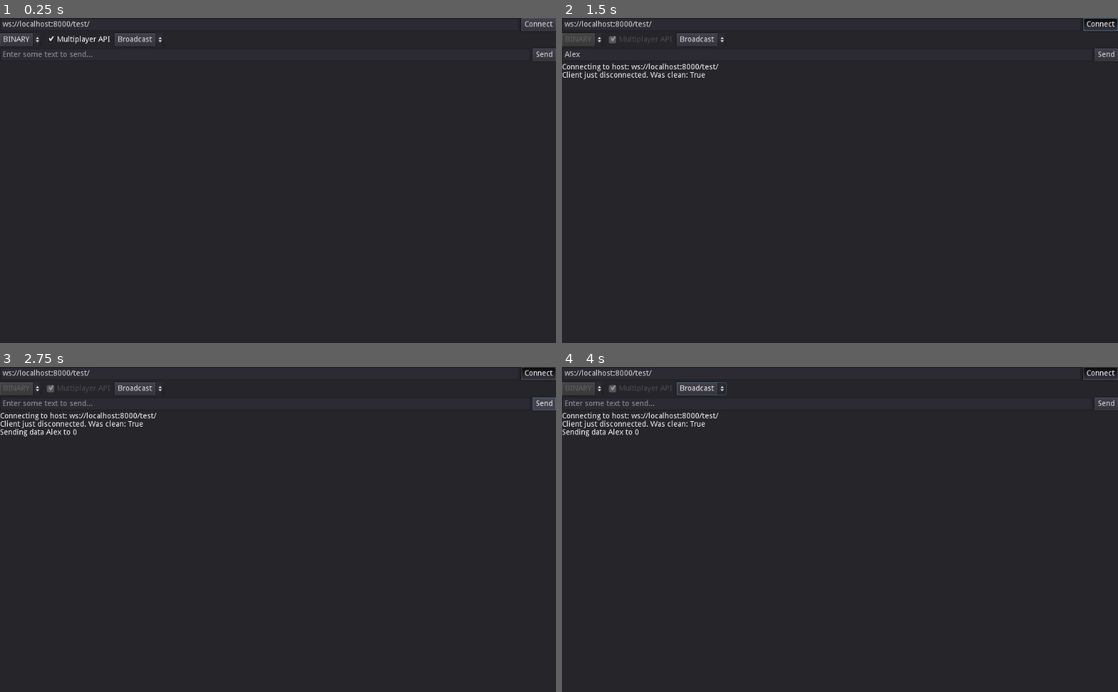
Above: before the commit, frames 1-4 (two rows, left to right).
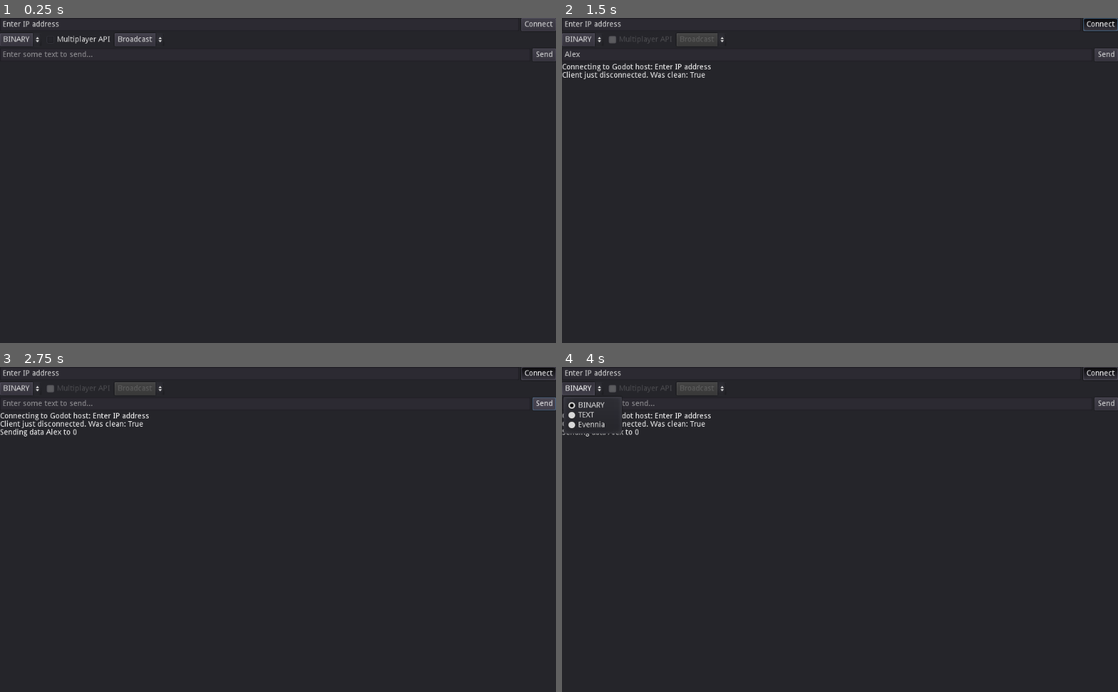
Above: after the commit, the same moments.

Repository: FreeDelete-Software/ALPACASclient
Game: Godot game, scene res://client/client.tscn
Same seed, same stepped clock (60 frames per second), same inputs: the game is played once before the commit and once after it. This scene is started directly instead of the project's main scene.
Inputs (mouse positions are in pixels of both pictures, inside the frame that each line leads up to):
- Up to frame 1 (0.25 s): no input
- Up to frame 2 (1.5 s): click (828, 53) at 0.52 s; type "Alex" at 0.6 s; click "Connect" at 1.25 s
- Up to frame 3 (2.75 s): click "Send" at 2 s
- Up to frame 4 (4 s): click (701, 389) at 2.75 s, where only the run before the commit has a clickable "Broadcast"; click (584, 389) at 3.5 s, where only the run after the commit has a clickable "BINARY"

The runs differ from the first frame. In frame 1, 0.2% of the frame differs, in the area x 0-20%, y 0-8%; in frame 2, 0.5%; in frame 3, 0.5%; in frame 4, 1.0%, in the area x 0-30%, y 0-21%.

Commit message:
Add basic Evennia connectivity.
Client can connect to standard Evennia server via its default
websocket client (webclient.py) and send/receive raw text data.

Diff:
--- a/client/client.tscn
+++ b/client/client.tscn
@@ -1,7 +1,8 @@
-[gd_scene load_steps=3 format=2]
+[gd_scene load_steps=4 format=2]
 
 [ext_resource path="res://client/client_ui.gd" type="Script" id=1]
 [ext_resource path="res://client/client.gd" type="Script" id=2]
+[ext_resource path="res://client/evennia.gd" type="Script" id=3]
 
 [node name="Client" type="Control"]
 anchor_right = 1.0
@@ -14,6 +15,9 @@
 [node name="Panel" type="Panel" parent="."]
 anchor_right = 1.0
 anchor_bottom = 1.0
+__meta__ = {
+"_edit_use_anchors_": false
+}
 
 [node name="VBoxContainer" type="VBoxContainer" parent="Panel"]
 anchor_right = 1.0
@@ -27,7 +31,7 @@
 margin_right = 956.0
 margin_bottom = 24.0
 size_flags_horizontal = 3
-text = "ws://localhost:8000/test/"
+text = "Enter IP address"
 placeholder_text = "ws://my.server/path/"
 
 [node name="Connect" type="Button" parent="Panel/VBoxContainer/Connect"]
@@ -50,7 +54,7 @@
 margin_left = 33.0
 margin_right = 159.0
 margin_bottom = 24.0
-pressed = true
+toggle_mode = false
 text = "Multiplayer API"
 
 [node name="Destination" type="OptionButton" parent="Panel/VBoxContainer/Settings"]
@@ -84,6 +88,9 @@
 [node name="Client" type="Node" parent="."]
 script = ExtResource( 2 )
 
+[node name="Evennia" type="Node" parent="."]
+script = ExtResource( 3 )
+
 [connection signal="toggled" from="Panel/VBoxContainer/Connect/Connect" to="." method="_on_Connect_toggled"]
 [connection signal="item_selected" from="Panel/VBoxContainer/Settings/Mode" to="." method="_on_Mode_item_selected"]
 [connection signal="pressed" from="Panel/VBoxContainer/Send/Send" to="." method="_on_Send_pressed"]
--- a/client/client_ui.gd
+++ b/client/client_ui.gd
@@ -17,12 +17,22 @@
 onready var _write_mode = $Panel/VBoxContainer/Settings/Mode
 onready var _destination = $Panel/VBoxContainer/Settings/Destination
 
+# ALPACAS
+# Add var for Evennia connection node/script.
+onready var _evennia = $Evennia
+# ALPACAS
+
 func _ready():
 	_write_mode.clear()
 	_write_mode.add_item("BINARY")
 	_write_mode.set_item_metadata(0, WebSocketPeer.WRITE_MODE_BINARY)
 	_write_mode.add_item("TEXT")
 	_write_mode.set_item_metadata(1, WebSocketPeer.WRITE_MODE_TEXT)
+
+	# ALPACAS -- Add Evennia option to Mode menu
+	_write_mode.add_item("Evennia")
+	_write_mode.set_item_metadata(2, WebSocketPeer.WRITE_MODE_TEXT)
+	# ALPACAS
 
 	_destination.add_item("Broadcast")
 	_destination.set_item_metadata(0, 0)
@@ -47,8 +57,15 @@
 	elif dest < 0:
 		dest = -_client.last_connected_client
 
-	Utils._log(_log_dest, "Sending data %s to %s" % [_line_edit.text, dest])
-	_client.send_data(_line_edit.text, dest)
+# ALPACAS
+	if _write_mode.get_selected_id() == 2:
+		Utils._log(_log_dest, "Sending data %s to Evennia" % [_line_edit.text])
+		_evennia.send_data(_line_edit.text)
+	else:
+		Utils._log(_log_dest, "Sending data %s to %s" % [_line_edit.text, dest])
+		_client.send_data(_line_edit.text, dest)
+# ALPACAS
+
 	_line_edit.text = ""
 
 
@@ -59,11 +76,19 @@
 			_write_mode.disabled = true
 		else:
 			_destination.disabled = true
-		_multiplayer.disabled = true
+			_multiplayer.disabled = true
 		if _host.text != "":
-			Utils._log(_log_dest, "Connecting to host: %s" % [_host.text])
-			var supported_protocols = PoolStringArray(["my-protocol2", "my-protocol", "binary"])
-			_client.connect_to_url(_host.text, supported_protocols, multiplayer)
+			# ALPACAS -- Add Evennia connect option
+			if _write_mode.get_selected_id() == 2:
+				Utils._log(_log_dest, "Connecting to Evennia server at IP: %s" % [_host.text])
+				_evennia.connect_to_server(_host.text, "4002")
+			else:
+				Utils._log(_log_dest, "Connecting to Godot host: %s" % [_host.text])
+				var supported_protocols = PoolStringArray(["my-protocol2", "my-protocol", "binary"])
+				_client.connect_to_url(_host.text, supported_protocols, multiplayer)
+			# ALPACAS
+
+
 	else:
 		_destination.disabled = false
 		_write_mode.disabled = false
--- /dev/null
+++ b/client/evennia.gd
@@ -0,0 +1,86 @@
+# This code was copied from the websocket_chat demo code provided by Godot
+# under its MIT license terms. See godot.LICENSE.txt for the full license text.
+# Copyright (c) 2007-2021 Juan Linietsky, Ariel Manzur.
+# Copyright (c) 2014-2021 Godot Engine contributors (cf. AUTHORS.md).
+
+# Modifications for the ALPACASclient project are BSD 3-Clause:
+# Copyright (c) 2021, Michael J. Freidel
+# See the LICENSE file for the full license text.
+
+extends Node
+
+onready var _log_dest = get_parent().get_node("Panel/VBoxContainer/RichTextLabel")
+
+var _client = WebSocketClient.new()
+
+# ALPACAS
+# Set default write mode to text with no Godot multiplayer API
+var _write_mode = WebSocketPeer.WRITE_MODE_TEXT
+var _use_multiplayer = false
+# ALPACAS
+
+var last_connected_client = 1
+
+# ALPACAS
+func _init():
+	# Account for all signals from basic WebsocketClient, but no multiplayer API
+	_client.connect("connection_established", self, "_client_connected")
+	_client.connect("connection_error", self, "_client_disconnected")
+	_client.connect("connection_closed", self, "_client_disconnected")
+	_client.connect("server_close_request", self, "_client_close_request")
+	_client.connect("data_received", self, "_client_received")
+# ALPACAS
+
+func _client_close_request(code, reason):
+	Utils._log(_log_dest, "Close code: %d, reason: %s" % [code, reason])
+
+
+func _exit_tree():
+	_client.disconnect_from_host(1001, "Bye bye!")
+
+
+func _process(_delta):
+	if _client.get_connection_status() == WebSocketClient.CONNECTION_DISCONNECTED:
+		return
+
+	_client.poll()
+
+
+func _client_connected(protocol):
+	Utils._log(_log_dest, "Client just connected with protocol: %s" % protocol)
+	_client.get_peer(1).set_write_mode(_write_mode)
+
+
+func _client_disconnected(clean=true):
+	Utils._log(_log_dest, "Client just disconnected. Was clean: %s" % clean)
+
+# ALPACAS -- Simplify data_receive processing
+func _client_received(_p_id = 1):
+	var packet = _client.get_peer(1).get_packet()
+	Utils._log(_log_dest, "Received data: %s" % [packet.get_string_from_utf8()])
+# ALPACAS
+
+# ALPACAS
+# Change connection function to take an address and port instead of URL.
+func connect_to_server(address, port):
+	var host = "ws://" + address + ":" + port
+	var multiplayer = false
+	var protocols = PoolStringArray()
+	return _client.connect_to_url(host, protocols, multiplayer)
+# ALPACAS
+
+func disconnect_from_host():
+	_client.disconnect_from_host(1000, "Bye bye!")
+
+
+func send_data(data):
+
+	_client.get_peer(1).set_write_mode(_write_mode)
+
+	# ALPACAS - Only need the non-multiplayer for Evennia
+	_client.get_peer(1).put_packet(data.to_utf8())
+	# ALPACAS
+
+
+func set_write_mode(mode):
+	_write_mode = mode
Not shown, changed: VERSION
